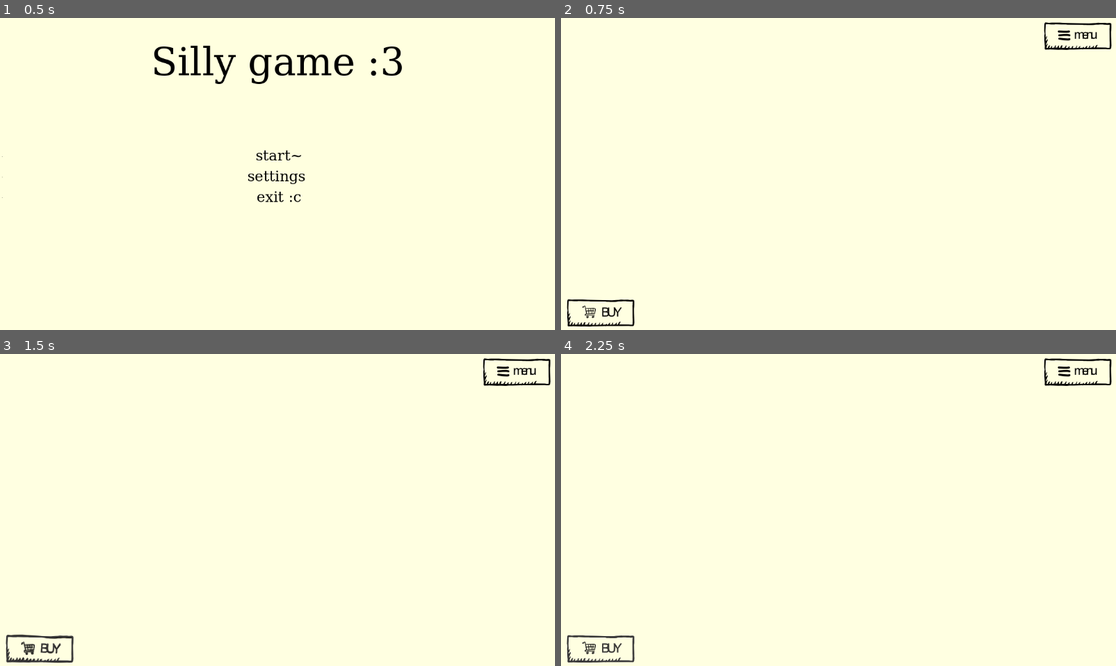
Above: before the commit, frames 1-4 (two rows, left to right).
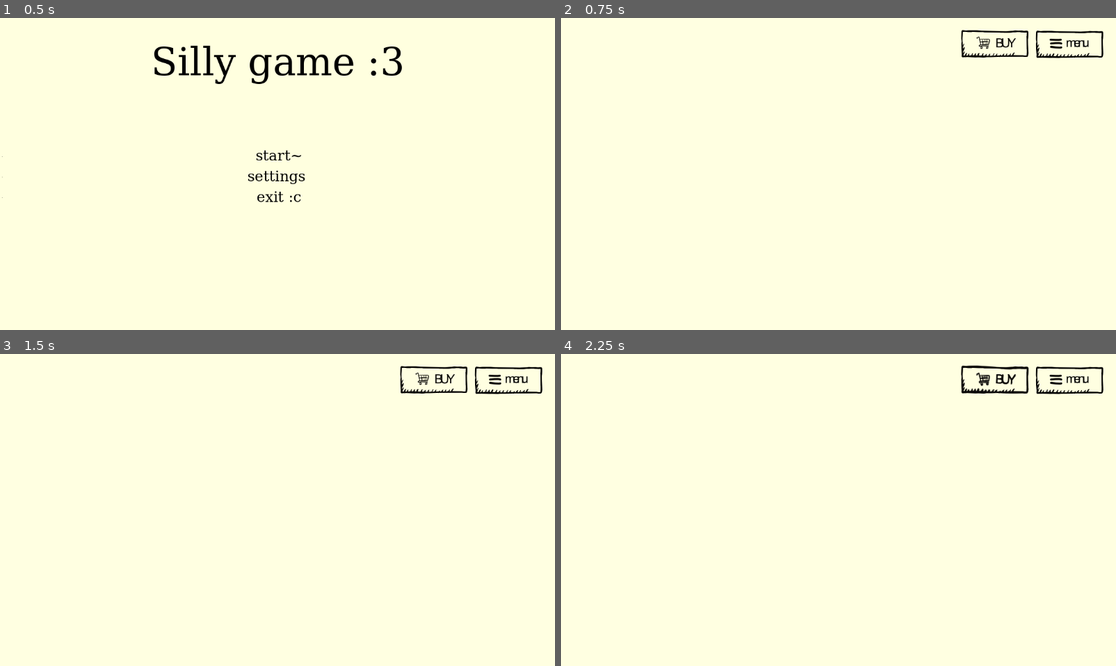
Above: after the commit, the same moments.

Repository: FoxyIsCoding/shorkyy
Game: Godot game, scene res://scenes/menu.tscn
Same seed, same stepped clock (60 frames per second), same inputs: the game is played once before the commit and once after it.
Inputs (mouse positions are in pixels of both pictures, inside the frame that each line leads up to; where the layout moved, square brackets give the same spot in the first picture):
- Up to frame 1 (0.5 s): no input
- Up to frame 2 (0.75 s): click "start~" at 0.5 s
- Up to frame 3 (1.5 s): click (277, 525) [38, 647] at 1.25 s
- Up to frame 4 (2.25 s): click (993, 378) at 2.02 s

Frame 1 is identical in both runs. In frame 2, 1.5% of the frame differs, in the area x 1-100%, y 1-99%; in frame 3, 1.5%; in frame 4, 1.6%.

Commit message:
added the cookie and basic animation :3

Diff:
--- a/scenes/map.tscn
+++ b/scenes/map.tscn
@@ -9,6 +9,9 @@
 [ext_resource type="Texture2D" uid="uid://ddlr7lxug0bge" path="res://assets/my majestic art made in MS paint lol/shop_hover.png" id="7_jh32y"]
 [ext_resource type="Texture2D" uid="uid://ddiskqeg5qfvu" path="res://assets/my majestic art made in MS paint lol/buttons ig/the hamburger kinda looking menu button/menu.png" id="8_be0no"]
 [ext_resource type="Texture2D" uid="uid://caxlysim00vca" path="res://assets/my majestic art made in MS paint lol/buttons ig/the hamburger kinda looking menu button/menu_presssed.png" id="9_blm8a"]
+[ext_resource type="Texture2D" uid="uid://b0b5xd7j73pa3" path="res://assets/my majestic art made in MS paint lol/buttons ig/the hamburger kinda looking menu button/menu_hover.png" id="10_blm8a"]
+[ext_resource type="Texture2D" uid="uid://dsgy1ro4deok1" path="res://assets/my majestic art made in MS paint lol/cookiee.png" id="11_mlgqr"]
+[ext_resource type="Script" uid="uid://c4pwpnlqt2fpb" path="res://scripts/cookieController.gd" id="12_wslke"]
 
 [sub_resource type="AudioStreamRandomizer" id="AudioStreamRandomizer_hrmi8"]
 streams_count = 4
@@ -25,31 +28,42 @@
 offset_top = -21.0
 offset_right = 1202.0
 offset_bottom = 675.0
+size_flags_horizontal = 4
 color = Color(1, 1, 0.88235295, 1)
 
 [node name="AudioStreamPlayer" type="AudioStreamPlayer" parent="."]
 stream = SubResource("AudioStreamRandomizer_hrmi8")
 autoplay = true
 
-[node name="TextureButton" type="TextureButton" parent="."]
-anchors_preset = 15
-anchor_right = 1.0
-anchor_bottom = 1.0
-offset_left = -4.0
-offset_top = 558.0
-offset_right = 175.0
-offset_bottom = 661.0
-grow_horizontal = 2
-grow_vertical = 2
+[node name="shopBTN" type="TextureButton" parent="."]
+offset_left = 813.0
+offset_top = -1.0
+offset_right = 992.0
+offset_bottom = 102.0
 texture_normal = ExtResource("5_2klcf")
 texture_pressed = ExtResource("6_nakos")
 texture_hover = ExtResource("7_jh32y")
-texture_focused = ExtResource("6_nakos")
+texture_focused = ExtResource("5_2klcf")
 
-[node name="TextureButton2" type="TextureButton" parent="."]
-offset_left = 985.0
-offset_top = -17.0
-offset_right = 1164.0
-offset_bottom = 86.0
+[node name="menuBTN" type="TextureButton" parent="."]
+offset_left = 968.0
+offset_right = 1147.0
+offset_bottom = 103.0
 texture_normal = ExtResource("8_be0no")
 texture_pressed = ExtResource("9_blm8a")
+texture_hover = ExtResource("10_blm8a")
+texture_disabled = ExtResource("8_be0no")
+
+[node name="TextureButton" type="TextureButton" parent="."]
+offset_left = 270.0
+offset_top = 50.0
+offset_right = 882.0
+offset_bottom = 662.0
+pivot_offset = Vector2(300, 298)
+size_flags_horizontal = 4
+size_flags_vertical = 4
+texture_normal = ExtResource("11_mlgqr")
+script = ExtResource("12_wslke")
+
+[connection signal="button_down" from="TextureButton" to="TextureButton" method="_on_button_down"]
+[connection signal="button_up" from="TextureButton" to="TextureButton" method="_on_button_up"]
Not shown: 1 places in scenes/map.tscn that only renumber resources
Not shown, changed: assets/my majestic art made in MS paint lol/buttons ig/the hamburger kinda looking menu button/menu.afphoto~lock~
Not shown, changed: assets/my majestic art made in MS paint lol/buttons ig/the hamburger kinda looking menu button/menu_hover.afphoto~lock~
Not shown, changed: assets/my majestic art made in MS paint lol/buttons ig/the hamburger kinda looking menu button/menu_presssed.afphoto~lock~
Not shown, changed: assets/my majestic art made in MS paint lol/shop_hover.afphoto~lock~
